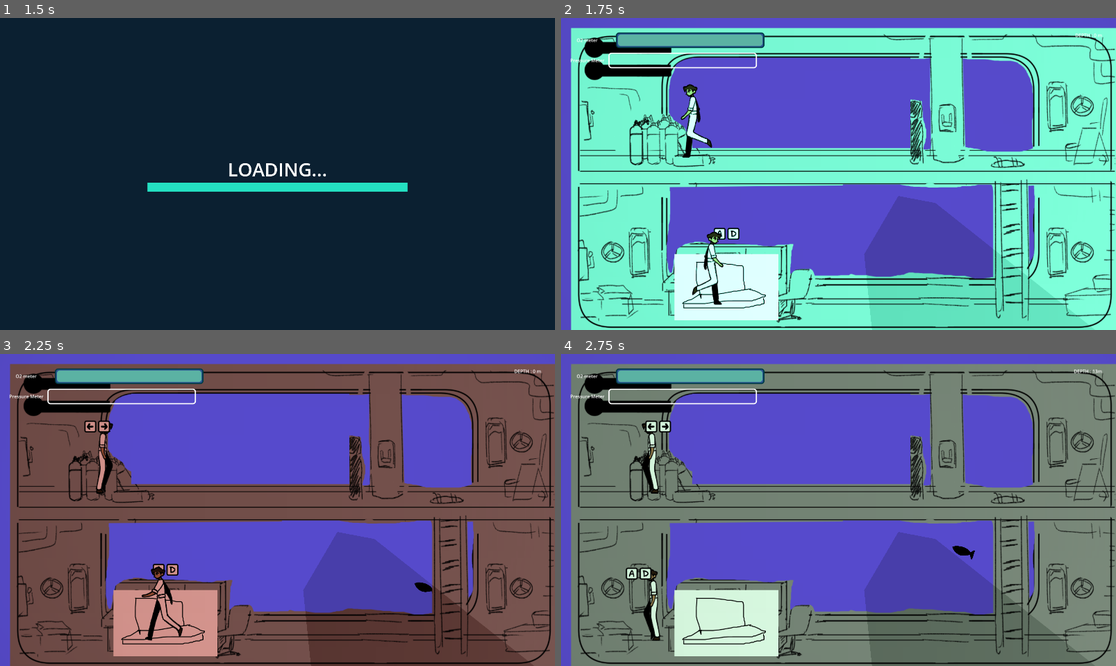
Above: before the commit, frames 1-4 (two rows, left to right).
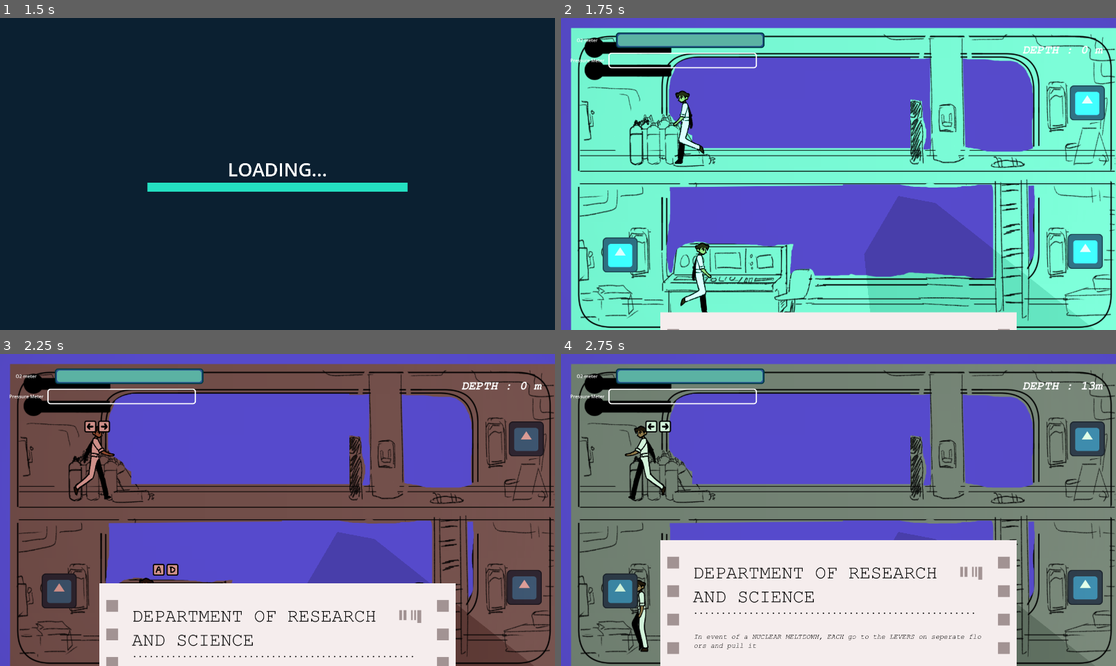
Above: after the commit, the same moments.

Repository: KenKomKom/garena2025
Game: Godot game, scene res://scenes/mainmenu.tscn
Two runs of this game, one before a commit and one after it. Both use one fixed random seed, a clock stepped at 60 frames per second and the inputs below. The project has no main scene, so this scene is started directly. The engine's default icon, where the game draws it, is replaced by a stand-in: a white triangle on a blue panel in a dark square.
Inputs:
- Up to frame 1 (1.5 s): click "Start Game" at 0.5 s; tap Enter at 1.25 s; hold D (rightp1) from 1.28 s (still down); hold Left (leftp2) from 1.28 s (still down)
- Up to frame 2 (1.75 s): keep holding D (rightp1); keep holding Left (leftp2); tap Right (rightp2) at 1.55 s
- Up to frame 3 (2.25 s): release D (rightp1) at 2.03 s; release Left (leftp2) at 2.03 s; hold A (leftp1) from 2.03 s (still down); tap Right (rightp2) at 2.1 s
- Up to frame 4 (2.75 s): keep holding A (leftp1); tap Left (leftp2) at 2.3 s

Frame 1 is identical in both runs. In frame 2, 10% of the frame differs, in the area x 7-98%, y 4-100%; in frame 3, 20%; in frame 4, 30%.

Commit message:
commit before pull

Diff:
--- a/player.gd
+++ b/player.gd
@@ -17,11 +17,11 @@
 	if can_move:
 		direction = Input.get_axis("leftp1", "rightp1")
 		if direction:
-			$AnimatedSprite2D.play("p1_walk")
+			$AnimationPlayer.play("p1_walk")
 			$AnimatedSprite2D.flip_h = true if direction<0	 else false
 			velocity.x = direction * SPEED
 		else:
-			$AnimatedSprite2D.play("p1_idle")
+			$AnimationPlayer.play("p1_idle")
 			velocity.x = move_toward(velocity.x, 0, SPEED)
 	elif not can_move and is_climbing:
 		if direction:
--- a/player.tscn
+++ b/player.tscn
@@ -6,21 +6,6 @@
 
 [sub_resource type="RectangleShape2D" id="RectangleShape2D_uj6li"]
 size = Vector2(51, 228)
-
-[sub_resource type="Animation" id="Animation_8yujs"]
-length = 0.001
-tracks/0/type = "value"
-tracks/0/imported = false
-tracks/0/enabled = true
-tracks/0/path = NodePath("AnimatedSprite2D:frame")
-tracks/0/interp = 1
-tracks/0/loop_wrap = true
-tracks/0/keys = {
-"times": PackedFloat32Array(0),
-"transitions": PackedFloat32Array(1),
-"update": 1,
-"values": [0]
-}
 
 [sub_resource type="Animation" id="Animation_wxu64"]
 resource_name = "p1_walk"
@@ -39,15 +24,27 @@
 "values": [0, 1, 2, 3, 4, 5]
 }
 
+[sub_resource type="Animation" id="Animation_8yujs"]
+resource_name = "p1_idle"
+length = 0.001
+tracks/0/type = "value"
+tracks/0/imported = false
+tracks/0/enabled = true
+tracks/0/path = NodePath("AnimatedSprite2D:frame")
+tracks/0/interp = 1
+tracks/0/loop_wrap = true
+tracks/0/keys = {
+"times": PackedFloat32Array(0),
+"transitions": PackedFloat32Array(1),
+"update": 1,
+"values": [0]
+}
+
 [sub_resource type="AnimationLibrary" id="AnimationLibrary_1xqgj"]
 _data = {
-"RESET": SubResource("Animation_8yujs"),
+"p1_idle": SubResource("Animation_8yujs"),
 "p1_walk": SubResource("Animation_wxu64")
 }
-
-[sub_resource type="AtlasTexture" id="AtlasTexture_2cf31"]
-atlas = ExtResource("3_6kyl6")
-region = Rect2(890, 0, 178, 283)
 
 [sub_resource type="AtlasTexture" id="AtlasTexture_1f7sp"]
 atlas = ExtResource("3_6kyl6")
@@ -75,14 +72,6 @@
 
 [sub_resource type="SpriteFrames" id="SpriteFrames_t3bxi"]
 animations = [{
-"frames": [{
-"duration": 1.0,
-"texture": SubResource("AtlasTexture_2cf31")
-}],
-"loop": true,
-"name": &"p1_idle",
-"speed": 5.0
-}, {
 "frames": [{
 "duration": 1.0,
 "texture": SubResource("AtlasTexture_1f7sp")
@@ -131,4 +120,4 @@
 [node name="AnimatedSprite2D" type="AnimatedSprite2D" parent="."]
 position = Vector2(0, -138)
 sprite_frames = SubResource("SpriteFrames_t3bxi")
-animation = &"p1_idle"
+animation = &"p1_walk"
--- a/player2.gd
+++ b/player2.gd
@@ -4,11 +4,11 @@
 	if can_move:
 		direction = Input.get_axis("leftp2", "rightp2")
 		if direction:
-			$AnimatedSprite2D.play("p1_walk")
+			$AnimationPlayer.play("p1_walk")
 			$AnimatedSprite2D.flip_h = true if direction<0	 else false
 			velocity.x = direction * SPEED
 		else:
-			$AnimatedSprite2D.play("p1_idle")
+			$AnimationPlayer.play("p1_idle")
 			velocity.x = move_toward(velocity.x, 0, SPEED)
 	elif not can_move and is_climbing:
 		if direction:
--- a/scenes/depth_level.tscn
+++ b/scenes/depth_level.tscn
@@ -1,10 +1,13 @@
-[gd_scene load_steps=2 format=3 uid="uid://b55xmufhhmnqf"]
+[gd_scene load_steps=3 format=3 uid="uid://b55xmufhhmnqf"]
 
 [ext_resource type="Script" path="res://scripts/depth_level.gd" id="1_eties"]
+[ext_resource type="FontFile" uid="uid://cn0isg2ngqae4" path="res://font/Courier New Bold Italic font.ttf" id="1_k4ocx"]
 
 [node name="depth_level" type="Label"]
 offset_right = 40.0
 offset_bottom = 23.0
+theme_override_fonts/font = ExtResource("1_k4ocx")
+theme_override_font_sizes/font_size = 42
 text = "DEPTH : 0 m"
 script = ExtResource("1_eties")
 
--- a/scenes/drop_off_tank.tscn
+++ b/scenes/drop_off_tank.tscn
@@ -10,6 +10,21 @@
 
 [sub_resource type="RectangleShape2D" id="RectangleShape2D_iwwoa"]
 size = Vector2(147, 119)
+
+[sub_resource type="StyleBoxFlat" id="StyleBoxFlat_cflc4"]
+bg_color = Color(0, 0, 0, 1)
+border_width_left = 4
+border_width_top = 4
+border_width_right = 4
+border_width_bottom = 4
+border_color = Color(1, 1, 1, 1)
+expand_margin_left = 8.0
+expand_margin_top = 8.0
+expand_margin_right = 8.0
+expand_margin_bottom = 8.0
+
+[sub_resource type="StyleBoxFlat" id="StyleBoxFlat_vl8yr"]
+bg_color = Color(1, 1, 1, 1)
 
 [sub_resource type="Animation" id="Animation_ecnvk"]
 resource_name = "naik_turun"
@@ -55,6 +70,10 @@
 position = Vector2(2.5, 1.5)
 shape = SubResource("RectangleShape2D_iwwoa")
 
+[node name="valve" type="Sprite2D" parent="."]
+position = Vector2(67, -131)
+texture = ExtResource("2_ey5pk")
+
 [node name="Timer" type="Timer" parent="."]
 
 [node name="allert" type="Sprite2D" parent="Timer"]
@@ -76,7 +95,12 @@
 offset_bottom = -87.0
 grow_horizontal = 2
 grow_vertical = 2
+size_flags_horizontal = 4
+size_flags_vertical = 4
+theme_override_styles/background = SubResource("StyleBoxFlat_cflc4")
+theme_override_styles/fill = SubResource("StyleBoxFlat_vl8yr")
 step = 1.0
+show_percentage = false
 
 [node name="minus_timer" type="Timer" parent="."]
 wait_time = 2.0
--- /dev/null
+++ b/scenes/manual.tscn
@@ -0,0 +1,42 @@
+[gd_scene load_steps=4 format=3 uid="uid://c8hhgm3cvlaeq"]
+
+[ext_resource type="Script" path="res://scripts/manual.gd" id="1_kjoqn"]
+[ext_resource type="Texture2D" uid="uid://r26r1r4050d4" path="res://assets/Frame 1171275453.png" id="1_spbuo"]
+[ext_resource type="FontFile" uid="uid://5rhi3fj8rm1q" path="res://font/Courier New.ttf" id="3_l4j1g"]
+
+[node name="manual" type="Control"]
+layout_mode = 3
+anchors_preset = 15
+anchor_right = 1.0
+anchor_bottom = 1.0
+grow_horizontal = 2
+grow_vertical = 2
+script = ExtResource("1_kjoqn")
+
+[node name="background" type="TextureRect" parent="."]
+layout_mode = 1
+anchors_preset = 7
+anchor_left = 0.5
+anchor_top = 1.0
+anchor_right = 0.5
+anchor_bottom = 1.0
+offset_left = -617.0
+offset_top = 14.0
+offset_right = 617.0
+offset_bottom = 728.0
+grow_horizontal = 2
+grow_vertical = 0
+texture = ExtResource("1_spbuo")
+expand_mode = 1
+
+[node name="Label" type="Label" parent="background"]
+unique_name_in_owner = true
+layout_mode = 0
+offset_left = 116.0
+offset_top = 291.0
+offset_right = 1116.0
+offset_bottom = 691.0
+theme_override_colors/font_color = Color(0, 0, 0, 1)
+theme_override_fonts/font = ExtResource("3_l4j1g")
+theme_override_font_sizes/font_size = 24
+autowrap_mode = 1
--- a/scenes/monitor.tscn
+++ b/scenes/monitor.tscn
@@ -1,7 +1,6 @@
-[gd_scene load_steps=9 format=3 uid="uid://cp6q6gl14njn7"]
+[gd_scene load_steps=8 format=3 uid="uid://cp6q6gl14njn7"]
 
 [ext_resource type="Script" path="res://scripts/valve_area.gd" id="1_2f4ox"]
-[ext_resource type="Texture2D" uid="uid://beh2hd8ri7vkh" path="res://monitor.png" id="2_i5fg5"]
 [ext_resource type="PackedScene" uid="uid://byuo3pffa5pbd" path="res://scenes/spinny_thing.tscn" id="3_o7nyx"]
 [ext_resource type="Texture2D" uid="uid://bsiqqpj48aj1j" path="res://assets/A.png" id="4_ht1cu"]
 [ext_resource type="Texture2D" uid="uid://c7tl8ta5scb41" path="res://assets/D.png" id="5_jl754"]
@@ -19,9 +18,6 @@
 anchors_preset = 0
 offset_right = 40.0
 offset_bottom = 40.0
-
-[node name="Monitor" type="Sprite2D" parent="."]
-texture = ExtResource("2_i5fg5")
 
 [node name="CollisionShape2D" type="CollisionShape2D" parent="."]
 position = Vector2(-7, 27)
--- a/scenes/ship.tscn
+++ b/scenes/ship.tscn
@@ -8,14 +8,15 @@
 [ext_resource type="PackedScene" uid="uid://dksg0hhm72jl2" path="res://scenes/floor_changer.tscn" id="4_wyh5w"]
 [ext_resource type="PackedScene" uid="uid://cdhum33vaepwc" path="res://scenes/tanky_pick_up.tscn" id="5_kbbad"]
 [ext_resource type="PackedScene" uid="uid://svtdbpv3febx" path="res://scenes/drop_off_tank.tscn" id="6_spgnf"]
-[ext_resource type="PackedScene" path="res://scenes/depth_level.tscn" id="7_ufoe0"]
+[ext_resource type="PackedScene" uid="uid://b55xmufhhmnqf" path="res://scenes/depth_level.tscn" id="7_ufoe0"]
 [ext_resource type="PackedScene" uid="uid://cnn2k8adfc1rb" path="res://scenes/o_2_bar.tscn" id="8_p8u8m"]
 [ext_resource type="PackedScene" uid="uid://d4itx6auhrctj" path="res://scenes/pressurebar.tscn" id="9_o8ebk"]
-[ext_resource type="PackedScene" path="res://scenes/gameoverscreen.tscn" id="10_hj736"]
+[ext_resource type="PackedScene" uid="uid://dvyoa6ctkyn4b" path="res://scenes/gameoverscreen.tscn" id="10_hj736"]
 [ext_resource type="PackedScene" uid="uid://br0oecw3gpeef" path="res://scenes/camera_2d.tscn" id="12_2w4m7"]
 [ext_resource type="PackedScene" uid="uid://cp6q6gl14njn7" path="res://scenes/monitor.tscn" id="12_a5rk3"]
 [ext_resource type="PackedScene" uid="uid://k313cue1elx3" path="res://scenes/nuclear_lever.tscn" id="13_wms07"]
 [ext_resource type="PackedScene" uid="uid://cme66b2aa4w52" path="res://scenes/switch.tscn" id="14_6nbof"]
+[ext_resource type="PackedScene" uid="uid://c8hhgm3cvlaeq" path="res://scenes/manual.tscn" id="15_akuct"]
 [ext_resource type="Texture2D" uid="uid://c5ysymym45cj0" path="res://assets/white_soft.png" id="17_hs2jj"]
 [ext_resource type="Script" path="res://scripts/SubmarineMainLight.gd" id="18_e7lqm"]
 
@@ -170,13 +171,13 @@
 position = Vector2(557, 937)
 
 [node name="player2" parent="." instance=ExtResource("2_4b3cq")]
-position = Vector2(499, 461)
+position = Vector2(471, 484)
 collision_mask = 2
 script = ExtResource("3_cq5im")
 player_number = 2
 
 [node name="player" parent="." instance=ExtResource("2_4b3cq")]
-position = Vector2(421, 998)
+position = Vector2(378, 1038)
 collision_mask = 2
 
 [node name="floor_changer" parent="." node_paths=PackedStringArray("next_floor") instance=ExtResource("4_wyh5w")]
@@ -198,6 +199,7 @@
 
 [node name="drop_off_tank3" parent="." instance=ExtResource("6_spgnf")]
 position = Vector2(237, 951)
+scale = Vector2(-1, 1)
 
 [node name="CanvasLayer" type="CanvasLayer" parent="."]
 
@@ -205,10 +207,10 @@
 anchors_preset = 1
 anchor_left = 1.0
 anchor_right = 1.0
-offset_left = -141.0
-offset_top = 48.0
+offset_left = -323.0
+offset_top = 88.0
 offset_right = -48.0
-offset_bottom = 71.0
+offset_bottom = 136.0
 grow_horizontal = 0
 
 [node name="o2bar" parent="CanvasLayer" instance=ExtResource("8_p8u8m")]
@@ -225,6 +227,9 @@
 
 [node name="gameoverscreen" parent="CanvasLayer" instance=ExtResource("10_hj736")]
 visible = false
+
+[node name="manual" parent="CanvasLayer" instance=ExtResource("15_akuct")]
+unique_name_in_owner = true
 
 [node name="Sprite2D" type="Sprite2D" parent="."]
 
--- a/scripts/drop_off_tank.gd
+++ b/scripts/drop_off_tank.gd
@@ -11,10 +11,10 @@
 var done = false
 var status = false
 @onready var button_mash_bar = %ProgressBar
-@export var target_hits:=7
+@export var target_hits:=10
 
 func _ready():
-	$Timer.wait_time = randi_range(5,10) - GameManager.zone_now
+	$Timer.wait_time = randi_range(12,40) - GameManager.zone_now
 	$Timer.start()
 	button_mash_bar.max_value = target_hits
 	%ProgressBar.visible = false
@@ -22,8 +22,7 @@
 func _process(delta):
 	var p1_temp = Input.is_action_just_pressed("leftp1") and Input.is_action_just_pressed("rightp1")
 	var p2_temp = Input.is_action_just_pressed("leftp2") and Input.is_action_just_pressed("rightp2")
-	if (p1_entered and p1_temp) or \
-	(p2_entered and p2_temp):
+	if (p1_entered and p1_temp) or (p2_entered and p2_temp):
 		if player1_triggerer and player1_triggerer.is_tanky and p1_temp:
 			player1_triggerer.set_is_tanky(false)
 			player1_triggerer.can_move = false
@@ -40,6 +39,7 @@
 		if (p1_entered and p1_temp) or (p2_entered and p2_temp):
 			hits+=1
 			button_mash_bar.value=lerp(button_mash_bar.value,hits/1.0,0.5)
+			$valve.rotation_degrees = lerp($valve.rotation_degrees, $valve.rotation_degrees +10,0.5)
 			if hits==target_hits:
 				button_mash_bar.value=target_hits
 				is_minigaming=false
@@ -61,11 +61,13 @@
 		if body.player_number==2:
 			p2_entered = true
 			player2_triggerer = body
-			%p2_control.visible = true
+			if player2_triggerer.is_tanky:
+				%p2_control.visible = true
 		elif body.player_number==1:
 			player1_triggerer = body
 			p1_entered = true
-			%p1_control.visible = true
+			if player1_triggerer.is_tanky:
+				%p1_control.visible = true
 
 func _on_body_exited(body):
 	if body is Player:
@@ -83,7 +85,7 @@
 		if not status:
 			GameManager.emit_signal("add_air_depletion",3)
 		status = boolean
-		$Timer.wait_time = randi_range(30,40) - (GameManager.zone_now*2)
+		$Timer.wait_time = randi_range(10,40) - (GameManager.zone_now*2)
 		$Timer.start()
 		return
 	else:
@@ -109,4 +111,5 @@
 	if is_minigaming:
 		hits=max(0,hits-1)
 		button_mash_bar.value=lerp(button_mash_bar.value,hits/1.0,0.5)
+		$valve.rotation_degrees = lerp($valve.rotation_degrees, $valve.rotation_degrees - 10,0.5)
 		$minus_timer.start()
--- /dev/null
+++ b/scripts/manual.gd
@@ -0,0 +1,41 @@
+extends Control
+
+class_name Manual
+
+enum EVENTS {
+	TANK,
+	MONITOR,
+	LEAKS,
+	PREDATOR_FISH,
+	NUCLEAR_MELTDOWN
+}
+
+var _count = 0
+
+const DESC = [
+	"In event of an OXYGEN TANK being empty, REPLACE it with one of the tanks piled in the second floor",
+	"In event of PRESSURE INCREASE, go to the MONITOR and adjust the gauge",
+	"In event of LEAKS, STAND BY the leaks and fix it",
+	"In event of a BIG FISH SIGHTED, turn off the lights to not catch the attention of it",
+	"In event of a NUCLEAR MELTDOWN, EACH go to the LEVERS on seperate floors and pull it"
+]
+
+func add_text(idx):
+	%Label.text += "\n"+DESC[idx]
+	_count+=1
+
+func _clear_text():
+	_count = 0
+	%Label.text = ""
+
+func animate_in():
+	var tween = get_tree().create_tween()
+	tween.tween_property($background, "position", Vector2($background.position.x,1094-350-(_count*100)), 1)
+	await get_tree().create_timer(12*_count).timeout
+	_animate_out()
+
+func _animate_out():
+	var tween = get_tree().create_tween()
+	tween.tween_property($background, "position", Vector2($background.position.x,1094), 1)
+	await tween.finished
+	_clear_text()
--- a/scripts/nuclear_lever.gd
+++ b/scripts/nuclear_lever.gd
@@ -38,15 +38,16 @@
 	player_idx = null
 
 func _process(delta):
-	var p1_temp = Input.is_action_just_pressed("leftp1") and Input.is_action_just_pressed("rightp1")
-	var p2_temp = Input.is_action_just_pressed("leftp2") and Input.is_action_just_pressed("rightp2")
-	if (p1_entered and p1_temp) or (p2_entered and p2_temp):
-		if p1_entered:
-			player1_triggerer.can_move = false
-		else:
-			player2_triggerer.can_move = false
-		is_ready = true
-		return
+	if $alert.visible:
+		var p1_temp = Input.is_action_just_pressed("leftp1") and Input.is_action_just_pressed("rightp1")
+		var p2_temp = Input.is_action_just_pressed("leftp2") and Input.is_action_just_pressed("rightp2")
+		if (p1_entered and p1_temp) or (p2_entered and p2_temp):
+			if p1_entered:
+				player1_triggerer.can_move = false
+			else:
+				player2_triggerer.can_move = false
+			is_ready = true
+			return
 
 	if is_ready and next_lever.is_ready:
 		%p2_control.visible = false
@@ -64,8 +65,6 @@
 		var strr = ("kiri" if going_to_show==1 else "kanan")+str(player_idx)
 		if can_take_input:
 			get_node(strr).visible = true
-
-		print(is_leader, count)
 
 		if can_take_input and (p1_entered and ((p1_left and going_to_show==1) or (p1_right and going_to_show==2))) or \
 		(p2_entered and ((p2_left and going_to_show==1) or (p2_right and going_to_show==2))):
@@ -89,24 +88,26 @@
 		if body.player_number==2:
 			p2_entered = true
 			player2_triggerer = body
-			%p2_control.visible = true
 			player_idx = 2
+			if $alert.visible:
+				%p2_control.visible =true
 		elif body.player_number==1:
 			player1_triggerer = body
 			p1_entered = true
-			%p1_control.visible = true
 			player_idx = 1
+			if $alert.visible:
+				%p1_control.visible =true
 
 func _on_area_2d_body_exited(body):
 	if body is Player:
 		if body.player_number==2:
 			p2_entered = false
 			player2_triggerer = null
-			%p2_control.visible = false
+			%p2_control.visible =false
 		elif body.player_number==1:
 			player1_triggerer = null
 			p1_entered = false
-			%p1_control.visible = false
+			%p2_control.visible =true
 
 func _on_next_lever_button_hit():
 	if is_leader:
--- a/scripts/ship.gd
+++ b/scripts/ship.gd
@@ -23,14 +23,25 @@
 
 func bocor_mulai(zone):
 	match zone:
+		GameManager.ZONE.EPIPELAGIC:
+			var p = %manual as Manual
+			p.add_text(p.EVENTS.TANK)
+			p.add_text(p.EVENTS.MONITOR)
+			p.animate_in()
 		GameManager.ZONE.MESOPELAGIC:
 			can_bocor = true
-			can_meltdown = true # TODO: HAPUS
 			$bocor_timer.start()
+			var p = %manual as Manual
+			p.add_text(p.EVENTS.LEAKS)
+			p.add_text(p.EVENTS.PREDATOR_FISH)
+			p.animate_in()
 		GameManager.ZONE.BATHYPELAGIC:
 			can_meltdown = true
 			can_attacked_fish = true
 			$meltdown_timer.start()
+			var p = %manual as Manual
+			p.add_text(p.EVENTS.NUCLEAR_MELTDOWN)
+			p.animate_in()
 
 func instantiate_bocor():
 	var temp = bocor_preload.instantiate()
Binary file added: assets/Frame 1171275453.png
Not shown, added: assets/Frame 1171275453.png.import
Binary file added: font/Courier New Bold Italic font.ttf
Not shown, added: font/Courier New Bold Italic font.ttf.import
Binary file added: font/Courier New.ttf
Not shown, added: font/Courier New.ttf.import
Not shown: 1 places in player.tscn that only renumber resources
Not shown: 1 places in scenes/drop_off_tank.tscn that only renumber resources
Not shown: 1 places in scenes/ship.tscn that only renumber resources
